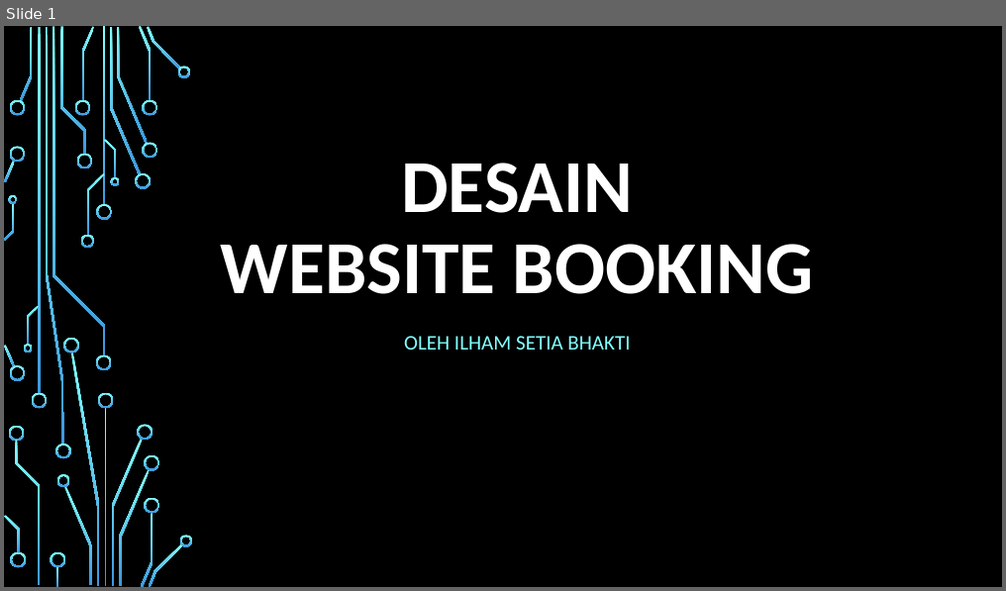
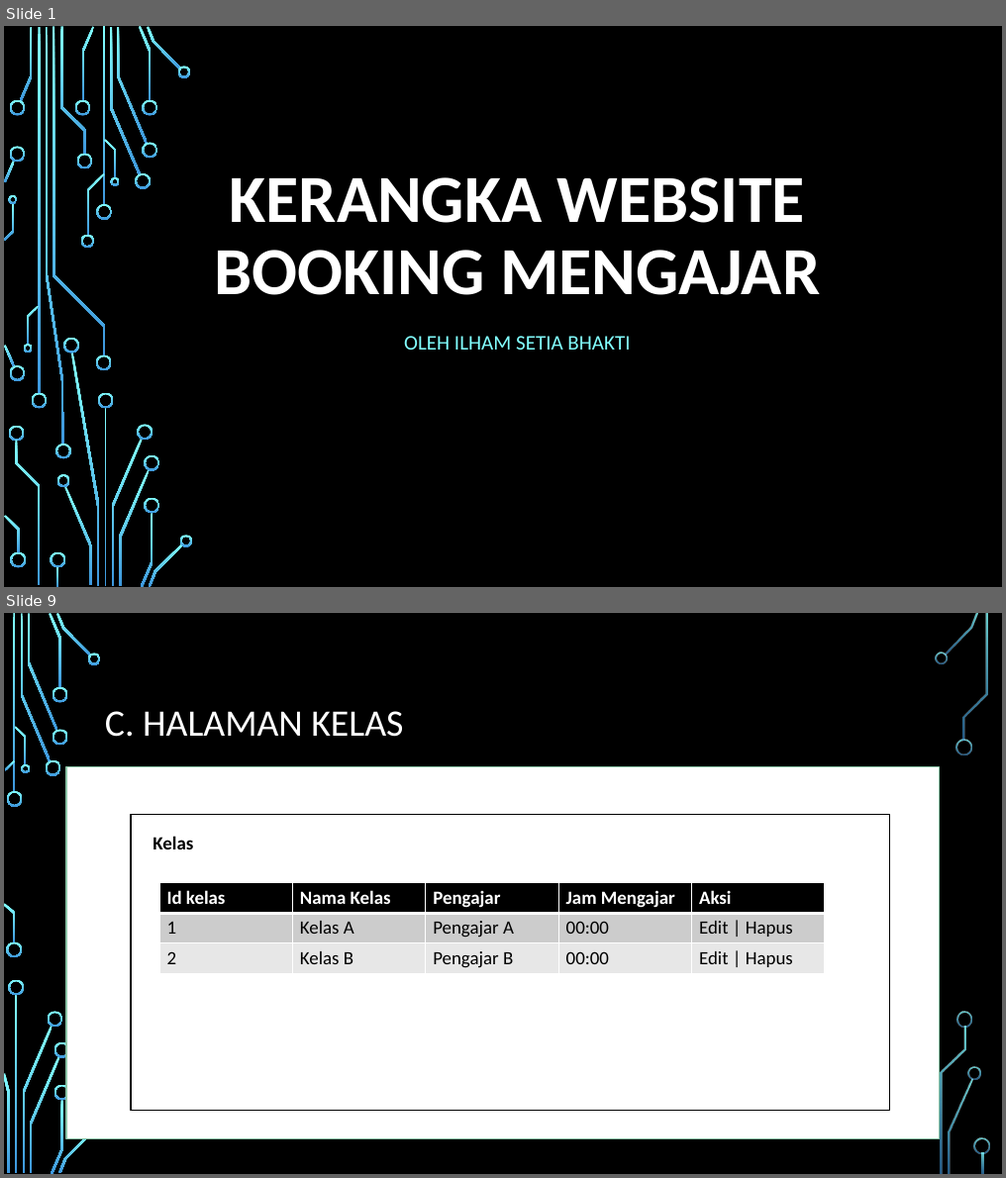
Before and after one commit to ilham513/mybooking, a slide deck: desain aplikasi my booking.pptx. Shown one above the other, each under a label of ours: slide 1 before the commit, slides 1 and 9 after it; the slides between them are not shown. The pictures are 1006x591 and 1006x1178 pixels, drawn with LibreOffice and Linux fonts; fonts in the diff are those of the drawing; background and template pictures are left out. Boxes give left, top, right and bottom in pixels: in the first picture for what was removed or moved away, otherwise in the second. Text is boxed around its words. In the diff, an @@ line names an element or a change of style, - is before the commit and + after.

```diff
--- a/desain aplikasi my booking.pptx
+++ b/desain aplikasi my booking.pptx
@@ slide 9 added at box(4, 613, 1002, 1174), background picture (left out) @@
@@ title added at box(105, 711, 403, 737), 36 pt, text #FFFFFF @@
+C. HALAMAN KELAS
@@ rectangle added at box(66, 767, 939, 1140), fill #FFFFFF, outline #8AC4A7 1.25 pt @@
@@ rectangle added at box(131, 814, 890, 1110), outline #000000 1.25 pt @@
@@ text added at box(152, 836, 193, 850), 18 pt, text #000000, bold @@
+Kelas
@@ table added at box(159, 883, 826, 974), 3 rows, 5 columns @@
+Id kelas | Nama Kelas | Pengajar | Jam Mengajar | Aksi
+1 | Kelas A | Pengajar A | 00:00 | Edit | Hapus
+2 | Kelas B | Pengajar B | 00:00 | Edit | Hapus
@@ group added at box(4, 613, 990, 1174): 32 freeform shapes, 3 rectangles @@
@@ slide 1 changed as well @@
@@ title at box(214, 177, 820, 295): text changed; size 72 to 64.8 pt @@
-DESAIN
-WEBSITE BOOKING
+KERANGKA WEBSITE
+BOOKING MENGAJAR
```
Also in this commit, not shown: 1 other slide changed, 8 other slides added, 1 slide removed.
